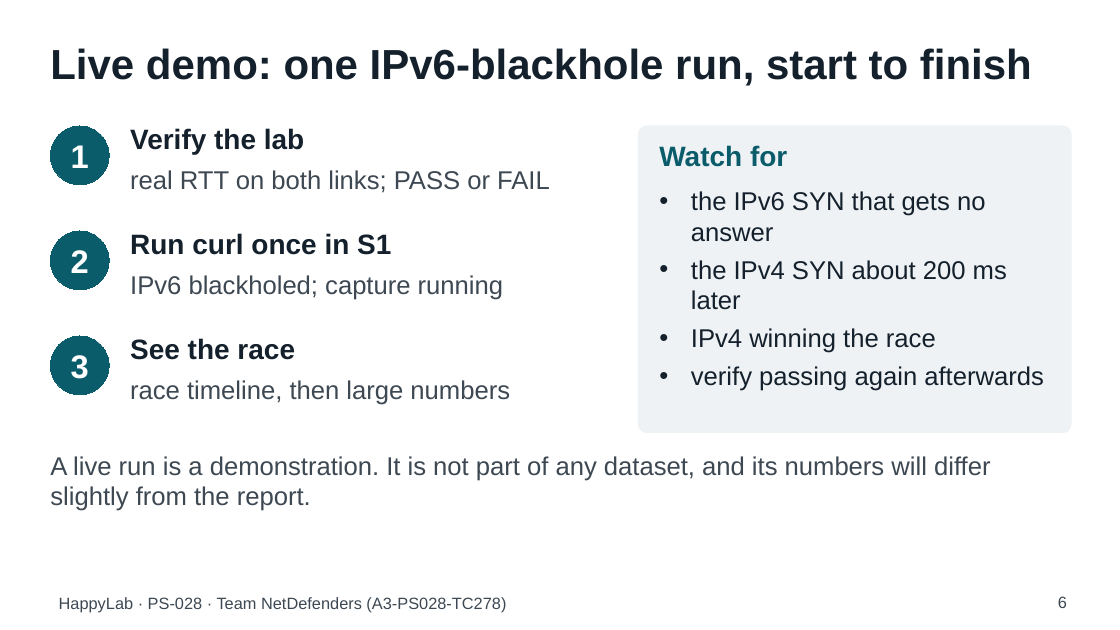
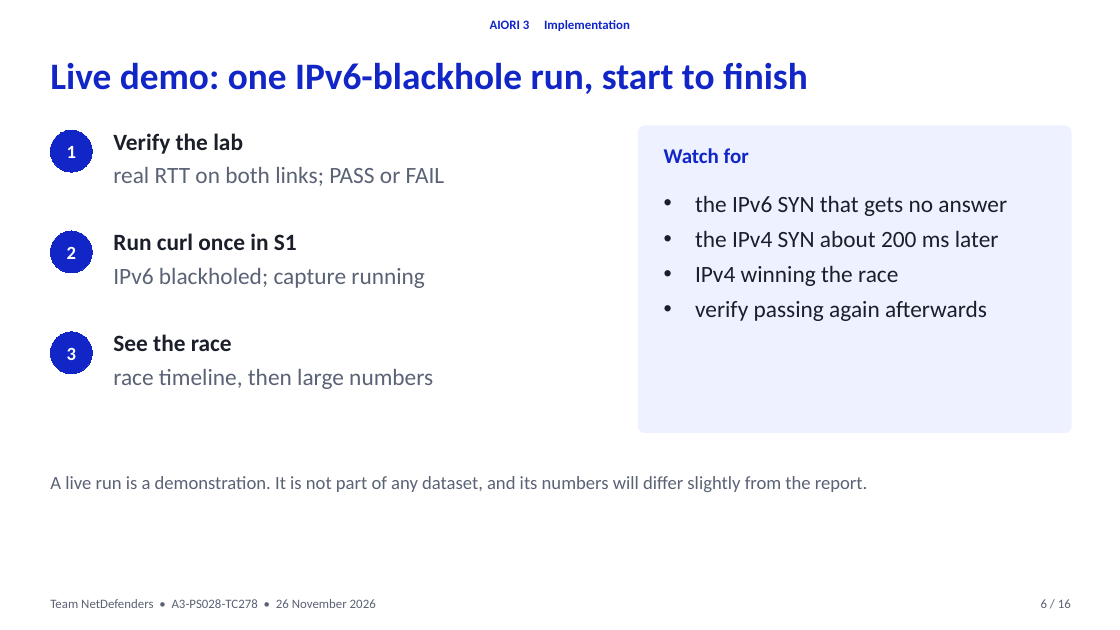
Before and after one commit to aiori-hackathon/A3-PS028-TC278, a slide deck: slide 6 of deck/HappyLab_PS028_TC278.pptx. Drawn at 1120x630 pixels with LibreOffice and Linux fonts; fonts in the diff are those of the drawing. Boxes give left, top, right and bottom in pixels: in the first picture for what was removed or moved away, otherwise in the second. Text is boxed around its words. In the diff, an @@ line names an element or a change of style, - is before the commit and + after.

```diff
--- a/deck/HappyLab_PS028_TC278.pptx
+++ b/deck/HappyLab_PS028_TC278.pptx
@@ text added at box(490, 20, 630, 31), 11 pt, text #1226C8, bold @@
+AIORI 3 Implementation
@@ text "Live demo: one IPv6-blackhole run, ...": place and size @@
-text "Live demo: one IPv6-blackhole run, ..." at box(50, 48, 1032, 86)
+text "Live demo: one IPv6-blackhole run, ..." at box(50, 62, 808, 94)
@@ text "Live demo: one IPv6-blackhole run, ..." at box(50, 62, 808, 94): size 36 to 32 pt, font Arial to Calibri, text colour #14202B to #1226C8 @@
@@ ellipse "1": place and size @@
-ellipse "1" at box(50, 126, 109, 185)
+ellipse "1" at box(50, 130, 92, 172)
@@ text "Verify the lab": place and size @@
-text "Verify the lab" at box(130, 128, 304, 154)
+text "Verify the lab" at box(113, 133, 243, 154)
@@ rounded rectangle at box(639, 126, 1071, 433): fill #EEF2F5 to #EEF1FF; outline #EEF2F5 1 pt to #EEF1FF 1 pt; proportions changed @@
@@ text "Watch for" at box(664, 148, 749, 163): size 24 to 18 pt, font Arial to Calibri, text colour #0B5C6B to #1226C8 @@
@@ text "real RTT on both links; ...": place and size @@
-text "real RTT on both links; ..." at box(130, 170, 550, 193)
+text "real RTT on both links; ..." at box(113, 167, 445, 186)
@@ text "the IPv6 SYN that gets ..." at box(695, 195, 1007, 321): size 22 to 20 pt, font Arial to Calibri, text colour #14202B to #1B1F2A @@
@@ ellipse "2": place and size @@
-ellipse "2" at box(50, 231, 109, 290)
+ellipse "2" at box(50, 231, 92, 273)
@@ text "Run curl once in S1": place and size @@
-text "Run curl once in S1" at box(130, 233, 391, 255)
+text "Run curl once in S1" at box(113, 233, 297, 250)
@@ text "IPv6 blackholed; capture running": place and size @@
-text "IPv6 blackholed; capture running" at box(130, 275, 503, 300)
+text "IPv6 blackholed; capture running" at box(113, 268, 425, 288)
@@ size 24 to 20 pt, font Arial to Calibri, text colour #14202B to #1B1F2A in 3 elements at box(113, 233, 297, 250), box(113, 133, 243, 154), box(113, 334, 232, 351) @@
@@ text "See the race": place and size @@
-text "See the race" at box(130, 338, 295, 360)
+text "See the race" at box(113, 334, 232, 351)
@@ size 28 to 16 pt, font Arial to Calibri; fill #0B5C6B to #1226C8; outline #0B5C6B 0.75 pt to #1226C8 0.75 pt in 3 elements at box(50, 130, 92, 172), box(50, 231, 92, 273), box(50, 332, 92, 374) @@
@@ ellipse "3": place and size @@
-ellipse "3" at box(50, 336, 109, 395)
+ellipse "3" at box(50, 332, 92, 374)
@@ size 22 to 20 pt, font Arial to Calibri, text colour #3D4852 to #5A6275 in 3 elements at box(113, 167, 445, 186), box(113, 268, 425, 288), box(113, 369, 433, 389) @@
@@ text "race timeline, then large numbers": place and size @@
-text "race timeline, then large numbers" at box(130, 380, 510, 405)
+text "race timeline, then large numbers" at box(113, 369, 433, 389)
@@ text "A live run is a ...": place and size @@
-text "A live run is a ..." at box(50, 456, 990, 511)
+text "A live run is a ..." at box(50, 476, 867, 492)
@@ text "A live run is a ..." at box(50, 476, 867, 492): size 22 to 16 pt, font Arial to Calibri, text colour #3D4852 to #5A6275 @@
@@ text at box(50, 599, 376, 608): text changed; size 14 to 11 pt; font Arial to Calibri; text colour #3D4852 to #5A6275 @@
-HappyLab · PS-028 · Team NetDefenders (A3-PS028-TC278)
+Team NetDefenders • A3-PS028-TC278 • 26 November 2026
@@ text "6 / 16" at box(1041, 599, 1071, 608): vertical alignment top to middle @@
@@ text at box(1041, 599, 1071, 608): text changed; size 14 to 11 pt; font Arial to Calibri; text colour #3D4852 to #5A6275 @@
-6
+6 / 16
```
Also in this commit, not shown: 13 other slides changed, 2 slides added, 14 other files.
